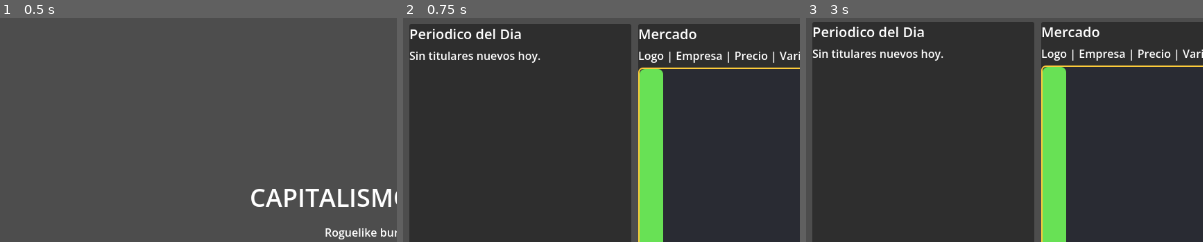
Above: before the commit, frames 1-3 (left to right).
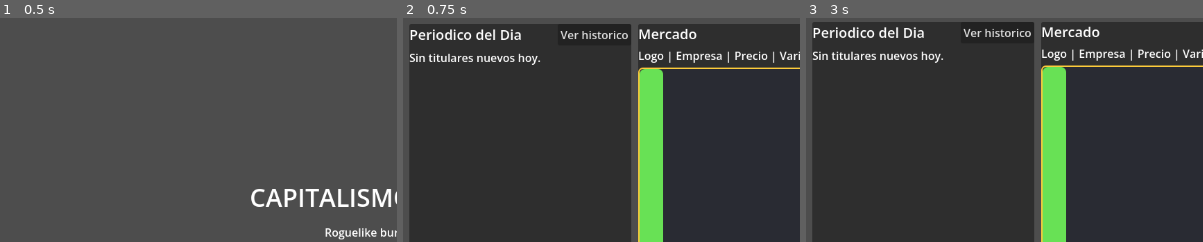
Above: after the commit, the same moments.

Repository: DewBlack/terminal-capitalism
Game: Godot game, scene res://scenes/main/main.tscn
The game is run twice, just before and just after one commit, with the same random seed, the same clock (stepped at 60 frames per second) and the same inputs.
Inputs (mouse positions are % of the whole screen's width and height, from its top left):
- Up to frame 1 (0.5 s): no input
- Up to frame 2 (0.75 s): click "Nueva Run" at 0.5 s
- Up to frame 3 (3 s): click (24, 4) at 1.25 s, where only the run after the commit has a clickable "Ver historico"; click "> BabyVolt (BBVT)" at 2 s; click "Ver historial" at 2.75 s
The pictures show only the part of the screen within x 0-50%, y 0-50%; the shares and areas given below are measured in that part.

Frame 1 is identical in both runs. In frame 2, 1.5% of the frame differs, in the area x 1-57%, y 4-21%; in frame 3, 1.5%, in the area x 1-57%, y 3-21%.

Commit message:
Balance and weekly activity systems update

Diff:
--- a/scenes/game/game_screen.tscn
+++ b/scenes/game/game_screen.tscn
@@ -80,10 +80,19 @@
 layout_mode = 2
 theme_override_constants/separation = 6
 
-[node name="NewsTitle" type="Label" parent="MainMargin/MainVBox/BodySplit/NewsPanel/NewsVBox"]
-layout_mode = 2
+[node name="NewsTopRow" type="HBoxContainer" parent="MainMargin/MainVBox/BodySplit/NewsPanel/NewsVBox"]
+layout_mode = 2
+theme_override_constants/separation = 8
+
+[node name="NewsTitle" type="Label" parent="MainMargin/MainVBox/BodySplit/NewsPanel/NewsVBox/NewsTopRow"]
+layout_mode = 2
+size_flags_horizontal = 3
 theme_override_font_sizes/font_size = 20
 text = "Periodico del Dia"
+
+[node name="NewsHistoryButton" type="Button" parent="MainMargin/MainVBox/BodySplit/NewsPanel/NewsVBox/NewsTopRow"]
+layout_mode = 2
+text = "Ver historico"
 
 [node name="NewsScroll" type="ScrollContainer" parent="MainMargin/MainVBox/BodySplit/NewsPanel/NewsVBox"]
 layout_mode = 2
@@ -295,3 +304,39 @@
 layout_mode = 2
 horizontal_alignment = 1
 text = "El mercado te espera, pero primero decide tu ventaja."
+
+[node name="WeeklyRecapPanel" type="PanelContainer" parent="."]
+visible = false
+layout_mode = 1
+anchors_preset = 8
+anchor_left = 0.2
+anchor_top = 0.2
+anchor_right = 0.8
+anchor_bottom = 0.84
+grow_horizontal = 2
+grow_vertical = 2
+
+[node name="RecapCenter" type="CenterContainer" parent="WeeklyRecapPanel"]
+layout_mode = 2
+
+[node name="RecapVBox" type="VBoxContainer" parent="WeeklyRecapPanel/RecapCenter"]
+layout_mode = 2
+custom_minimum_size = Vector2(600, 0)
+theme_override_constants/separation = 10
+
+[node name="RecapTitle" type="Label" parent="WeeklyRecapPanel/RecapCenter/RecapVBox"]
+layout_mode = 2
+theme_override_font_sizes/font_size = 26
+horizontal_alignment = 1
+text = "Resumen Semanal"
+
+[node name="RecapBody" type="RichTextLabel" parent="WeeklyRecapPanel/RecapCenter/RecapVBox"]
+layout_mode = 2
+size_flags_vertical = 3
+custom_minimum_size = Vector2(0, 280)
+bbcode_enabled = false
+text = ""
+
+[node name="RecapContinueButton" type="Button" parent="WeeklyRecapPanel/RecapCenter/RecapVBox"]
+layout_mode = 2
+text = "Continuar"
